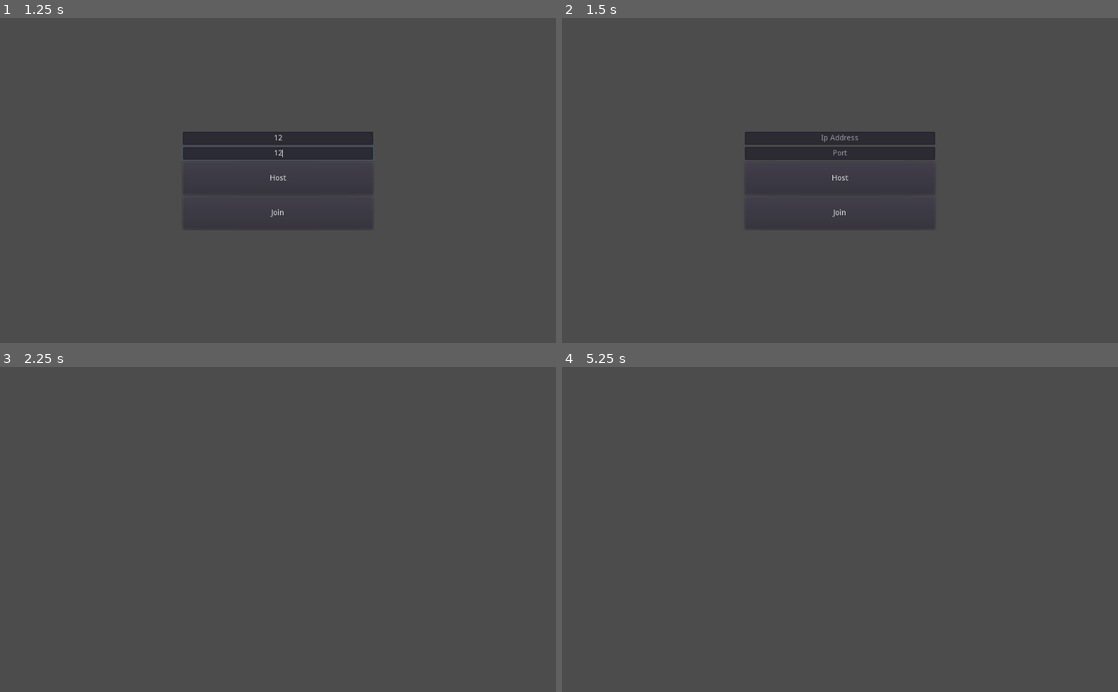
Above: before the commit, frames 1-4 (two rows, left to right).
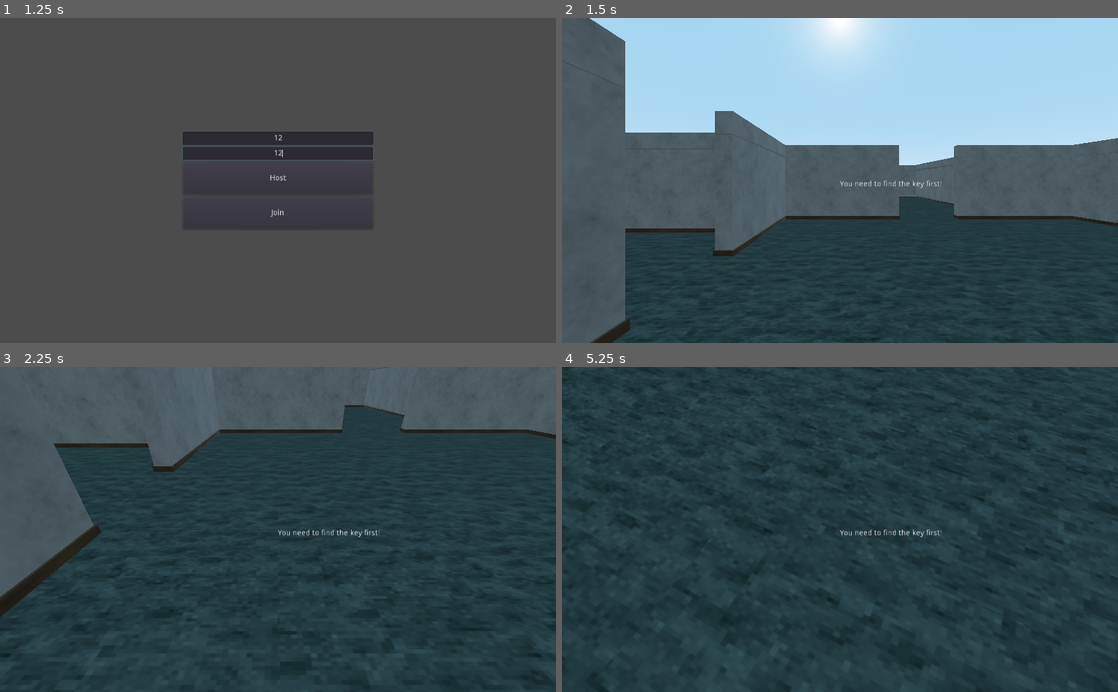
Above: after the commit, the same moments.

Repository: Xwilarg/EscapeTheCrunch
Game: Godot game, scene res://Resources/Scenes/FPSController.tscn
The game is run twice, just before and just after one commit, with the same random seed, the same clock (stepped at 60 frames per second) and the same inputs.
Inputs (mouse positions are in pixels of both pictures, inside the frame that each line leads up to):
- Up to frame 1 (1.25 s): click (278, 138) at 0.52 s; type "12" at 0.6 s; click (278, 154) at 0.75 s; type "12" at 0.83 s
- Up to frame 2 (1.5 s): click "Host" at 1.25 s
- Up to frame 3 (2.25 s): click (278, 562) at 2 s, where only the run before the commit has a clickable "Join"
- Up to frame 4 (5.25 s): tap Enter at 2.75 s; move the mouse to (962, 513) at 2.77 s; hold D (move_right) 2.78-3.53 s; hold E (action) 2.78-3.53 s; move the mouse to (728, 545) at 3.52 s; hold S (move_back) 3.53-4.28 s; tap E (action) at 3.6, 5.1 s; move the mouse to (895, 458) at 4.27 s; hold D (move_right) 4.28-5.03 s; hold E (action) 4.28-5.03 s; move the mouse to (812, 594) at 5.02 s; hold W (move_forward) from 5.03 s (still down)

Frame 1 is identical in both runs. In frame 2, 78% of the frame differs, in the area x 0-100%, y 0-100%; in frame 3, 80%; in frame 4, 100%.

Commit message:
Fix weird syntax

Diff:
--- a/Resources/Scenes/PlayerController.gd
+++ b/Resources/Scenes/PlayerController.gd
@@ -17,7 +17,7 @@
 var bgmChase: Object
 
 func isReadyToExit() -> bool:
-	return currentKey != null and isOnDoorRange()
+	return currentKey and isOnDoorRange()
 
 func isOnDoorRange() -> bool:
 	return global_transform.origin.distance_to(door.global_transform.origin) < doorDistance
@@ -43,7 +43,7 @@
 	if event is InputEventMouseMotion:
 		rotate_y(deg2rad(event.relative.x * xSens))
 		$Camera.rotate_x(deg2rad(event.relative.y * xSens))
-	if Input.is_action_pressed("action") and safeTarget != null and currentKey == false:
+	if Input.is_action_pressed("action") and safeTarget != null and !currentKey:
 		currentKey = true;
 		Network.take_badge(Network.playerID);
 		label.hide()
@@ -77,13 +77,13 @@
 	var from = $Camera.project_ray_origin(center)
 	var to = from + $Camera.project_ray_normal(center) * 100
 	var result = get_world().direct_space_state.intersect_ray(from, to)
-	if result and result.collider.name == "Safe" and global_transform.origin.distance_to(result.collider.global_transform.origin) < interactionDistance && result.collider.is_visible() and currentKey == null:
+	if result and result.collider.name == "Safe" and global_transform.origin.distance_to(result.collider.global_transform.origin) < interactionDistance && result.collider.is_visible() and !currentKey:
 		label.show()
 		label.set_text("Press E")
 		safeTarget = result.collider
 	elif isOnDoorRange():
 		label.show()
-		if currentKey == null:
+		if !currentKey:
 			label.set_text("You need to find the key first!")
 		else:
 			Input.set_mouse_mode(Input.MOUSE_MODE_VISIBLE)
